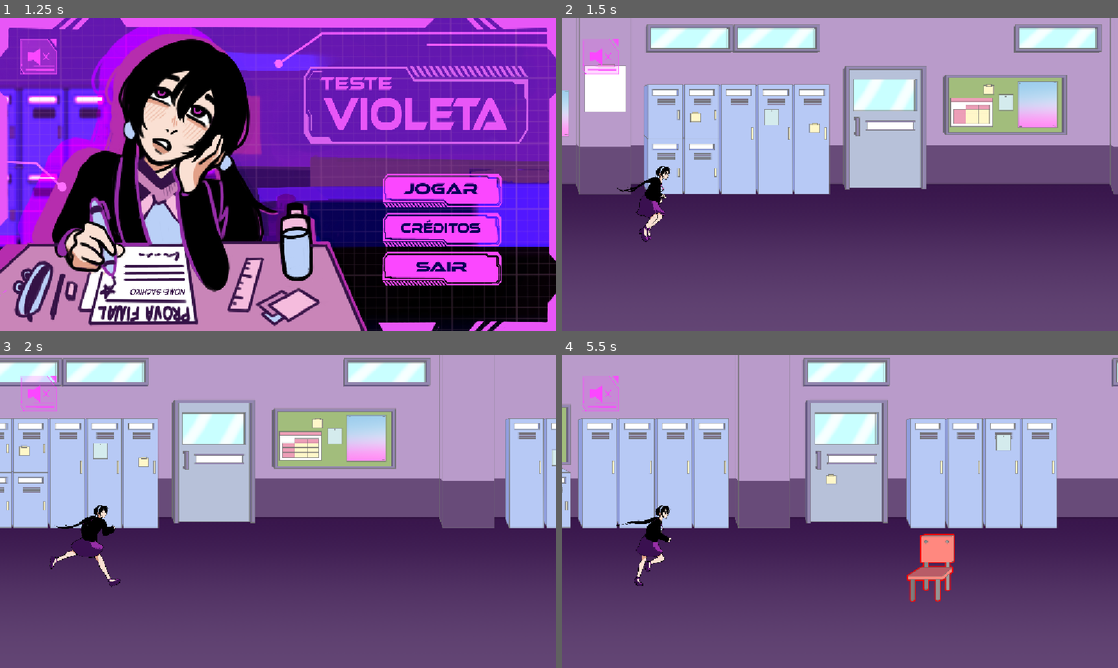
Above: before the commit, frames 1-4 (two rows, left to right).
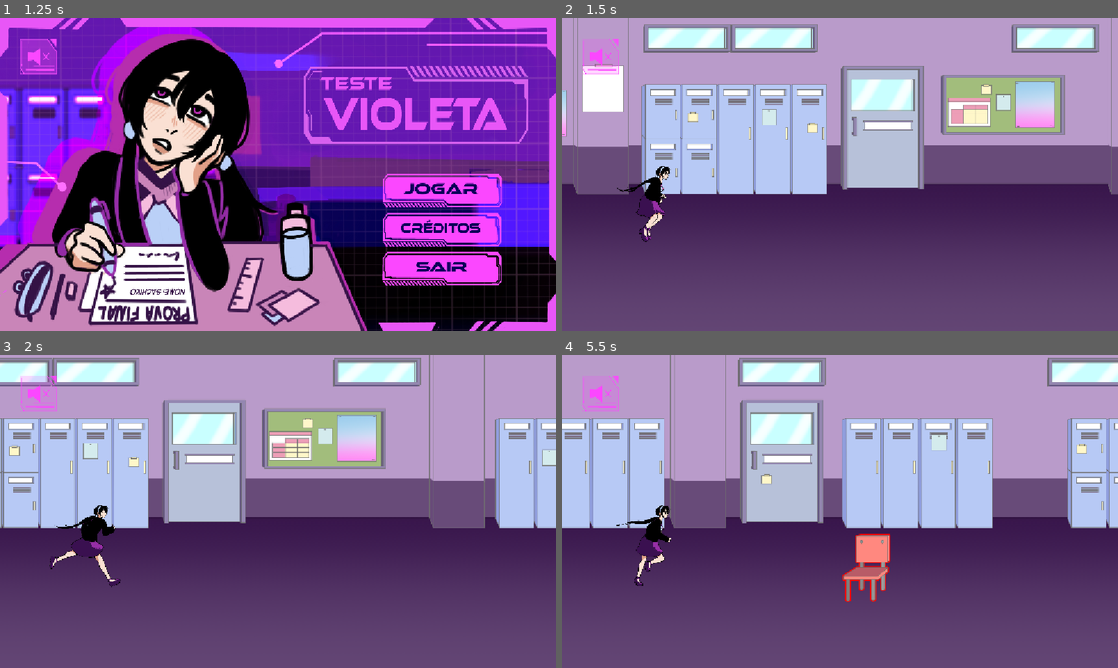
Above: after the commit, the same moments.

Repository: AJMoraes-58/Grupo9-infinite-runner
Game: Godot game, scene res://Cenas/menu_principal.tscn
Two runs of this game, one before a commit and one after it. Both use one fixed random seed, a clock stepped at 60 frames per second and the inputs below.
Inputs (mouse positions are in pixels of both pictures, inside the frame that each line leads up to):
- Up to frame 1 (1.25 s): click (38, 58) at 0.5 s
- Up to frame 2 (1.5 s): click (1006, 190) at 1.25 s
- Up to frame 3 (2 s): no input
- Up to frame 4 (5.5 s): hold Up (ui_up) 2.03-3.53 s; hold Down (ui_down) 3.53-4.28 s; hold Up (ui_up) from 4.28 s (still down)

Frame 1 is identical in both runs. In frame 2, 6.2% of the frame differs, in the area x 0-100%, y 0-57%; in frame 3, 12%; in frame 4, 33%, in the area x 0-100%, y 0-79%.

Commit message:
ajusta as variaveis de velocidade da personagem

Diff:
--- a/Scripts/protagonista.gd
+++ b/Scripts/protagonista.gd
@@ -9,9 +9,9 @@
 const MAXIMO_DE_PULOS: int = 2
 const VELOCIDADE_MAXIMA_DA_CORRIDA: float = 1500.0
 const ACELERADOR_DE_QUEDA: float = 2.7
-const TAXA_DE_ACELERACAO_CORRIDA: float = 5.0
+const TAXA_DE_ACELERACAO_CORRIDA: float = 6.0
 
-var velocidadeDaCorrida: float = 450.0
+var velocidadeDaCorrida: float = 480.0
 var gravidade = ProjectSettings.get_setting("physics/2d/default_gravity") #valor padrao do godot
 var quantidadeDePulos: int = 0
 
